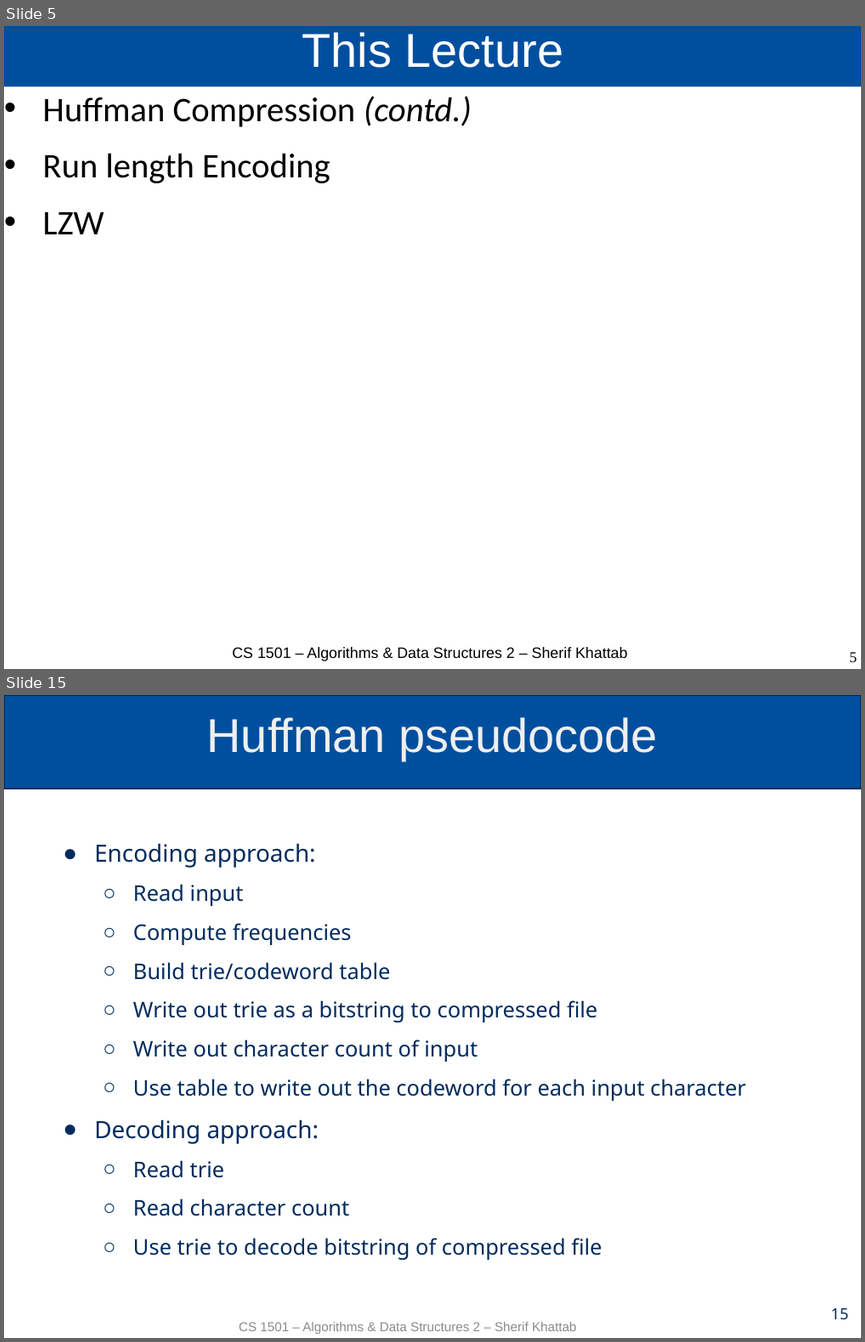
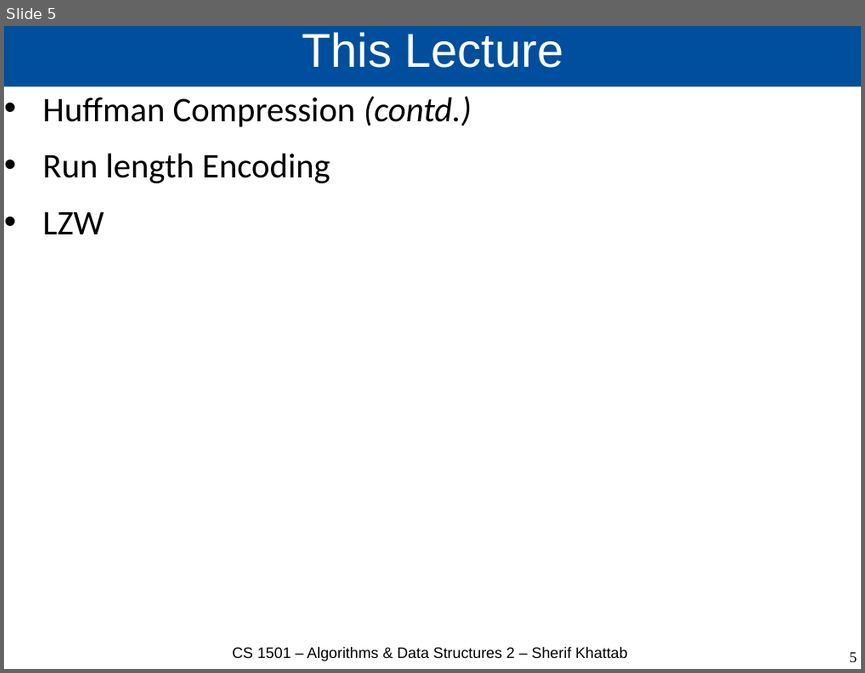
Before and after one commit to cs1501-2224/handouts, a slide deck: DraftSlides/Lecture13.pptx. Shown one above the other, each under a label of ours: slides 5 and 15 before the commit, slide 5 after it; the slides between them are not shown. The pictures are 865x1342 and 865x673 pixels, drawn with LibreOffice and Linux fonts; fonts in the diff are those of the drawing. Boxes give left, top, right and bottom in pixels: in the first picture for what was removed or moved away, otherwise in the second. Text is boxed around its words. In the diff, an @@ line names an element or a change of style, - is before the commit and + after.

```diff
--- a/DraftSlides/Lecture13.pptx
+++ b/DraftSlides/Lecture13.pptx
@@ slide 15 removed at (x1=4, y1=695, x2=861, y2=1338), background #FFFFFF @@
@@ rectangle removed at (x1=4, y1=695, x2=861, y2=789) @@
@@ title removed at (x1=207, y1=717, x2=657, y2=760) @@
-Huffman pseudocode
@@ text removed at (x1=94, y1=843, x2=746, y2=1259) @@
-● Encoding approach:
-  ○ Read input
-  ○ Compute frequencies
-  ○ Build trie/codeword table
-  ○ Write out trie as a bitstring to compressed file
-  ○ Write out character count of input
-  ○ Use table to write out the codeword for each input character
-● Decoding approach:
-  ○ Read trie
-  ○ Read character count
-  ○ Use trie to decode bitstring of compressed file
@@ text removed at (x1=239, y1=1321, x2=576, y2=1333) @@
-CS 1501 – Algorithms & Data Structures 2 – Sherif Khattab
@@ page number removed at (x1=831, y1=1308, x2=849, y2=1320) @@
-15
```
Also in this commit, not shown: 1 slide changed, 20 other slides removed, 4 other files.
